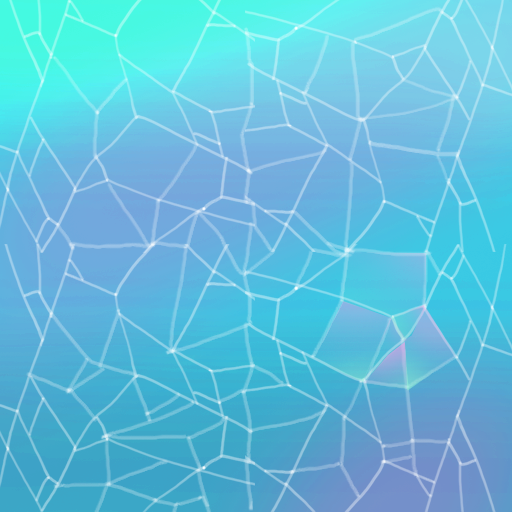
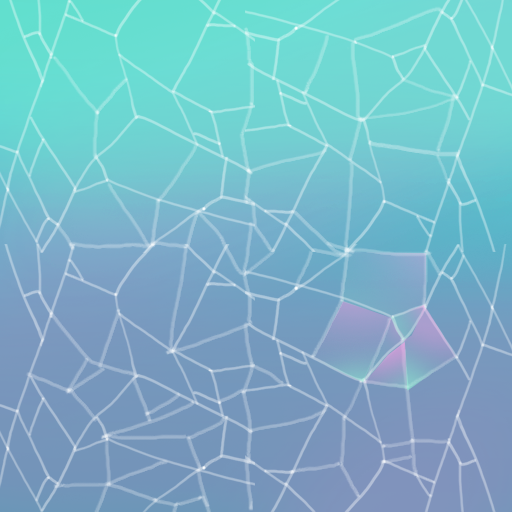
Layer changes from the first 512×512 image to the second:
painted on "Layer 4 copy 2" over [0, 0, 512, 512]
